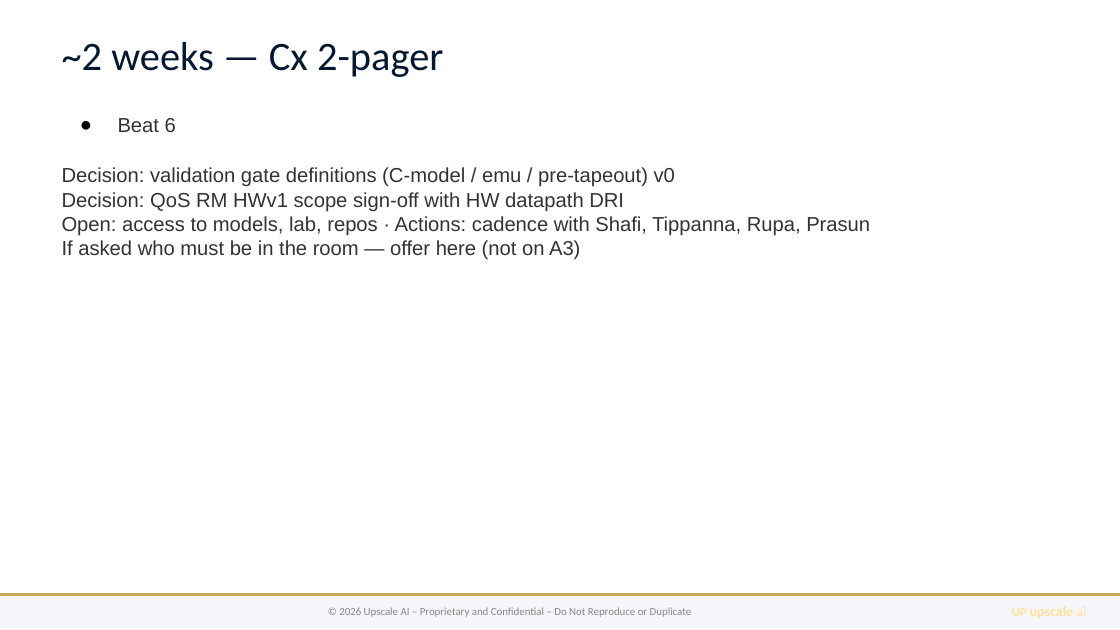
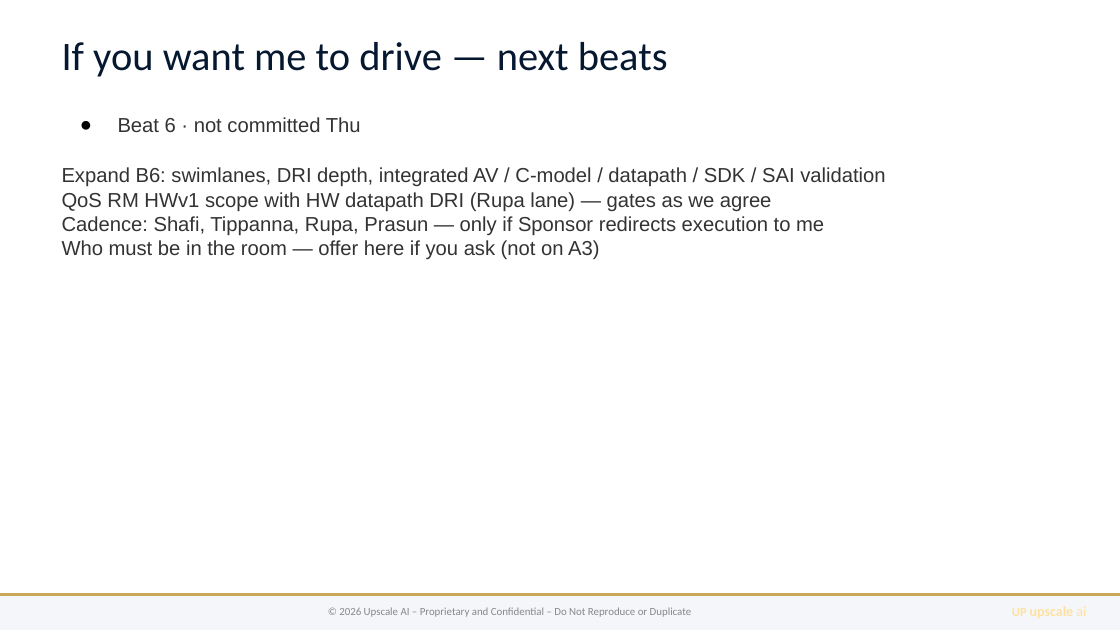
Before and after one commit to upscale-ai-network/agent-template, a slide deck: slide 10 of dt100/manager-arch-vision-b6.pptx. Drawn at 1120x630 pixels with LibreOffice and Linux fonts; fonts in the diff are those of the drawing. Boxes give left, top, right and bottom in pixels: in the first picture for what was removed or moved away, otherwise in the second. Text is boxed around its words. In the diff, an @@ line names an element or a change of style, - is before the commit and + after.

```diff
--- a/dt100/manager-arch-vision-b6.pptx
+++ b/dt100/manager-arch-vision-b6.pptx
@@ text at [62, 42, 668, 77]: text changed @@
-~2 weeks — Cx 2-pager
+If you want me to drive — next beats
@@ text at [62, 117, 885, 259]: text changed @@
-● Beat 6
-Decision: validation gate definitions (C-model / emu / pre-tapeout) v0
-Decision: QoS RM HWv1 scope sign-off with HW datapath DRI
-Open: access to models, lab, repos · Actions: cadence with Shafi, Tippanna, Rupa, Prasun
-If asked who must be in the room — offer here (not on A3)
+● Beat 6 · not committed Thu
+Expand B6: swimlanes, DRI depth, integrated AV / C-model / datapath / SDK / SAI validation
+QoS RM HWv1 scope with HW datapath DRI (Rupa lane) — gates as we agree
+Cadence: Shafi, Tippanna, Rupa, Prasun — only if Sponsor redirects execution to me
+Who must be in the room — offer here if you ask (not on A3)
```
Also in this commit, not shown: 3 other slides changed, 15 other files.
